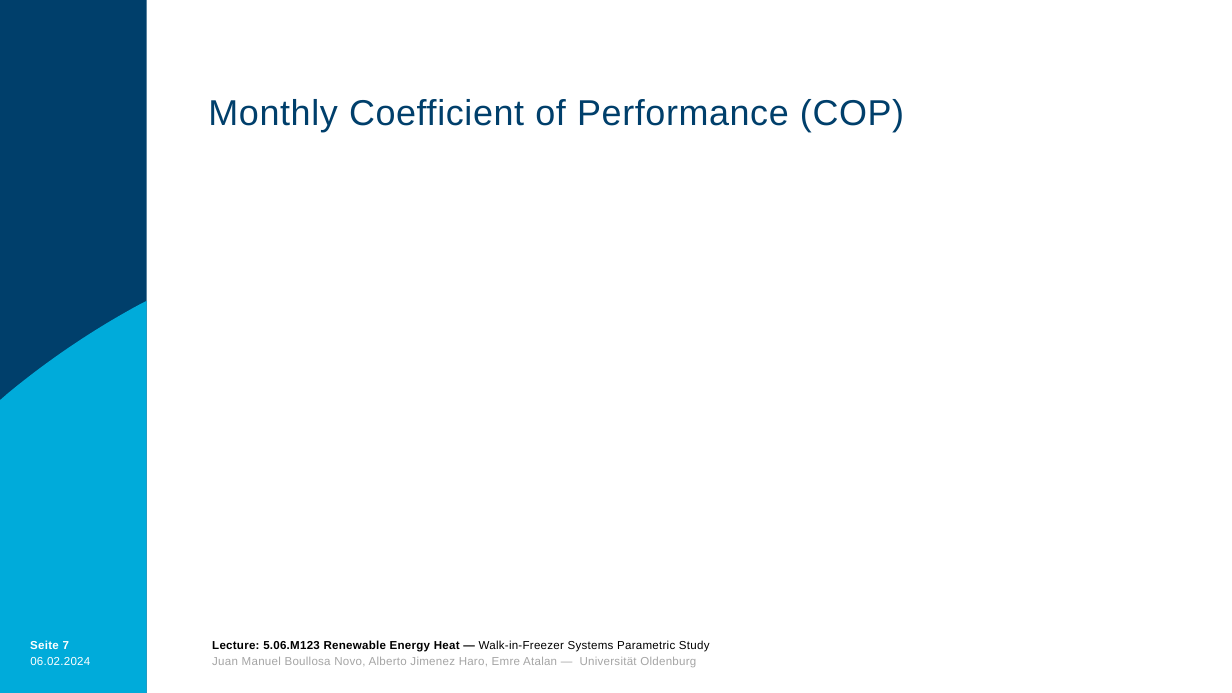
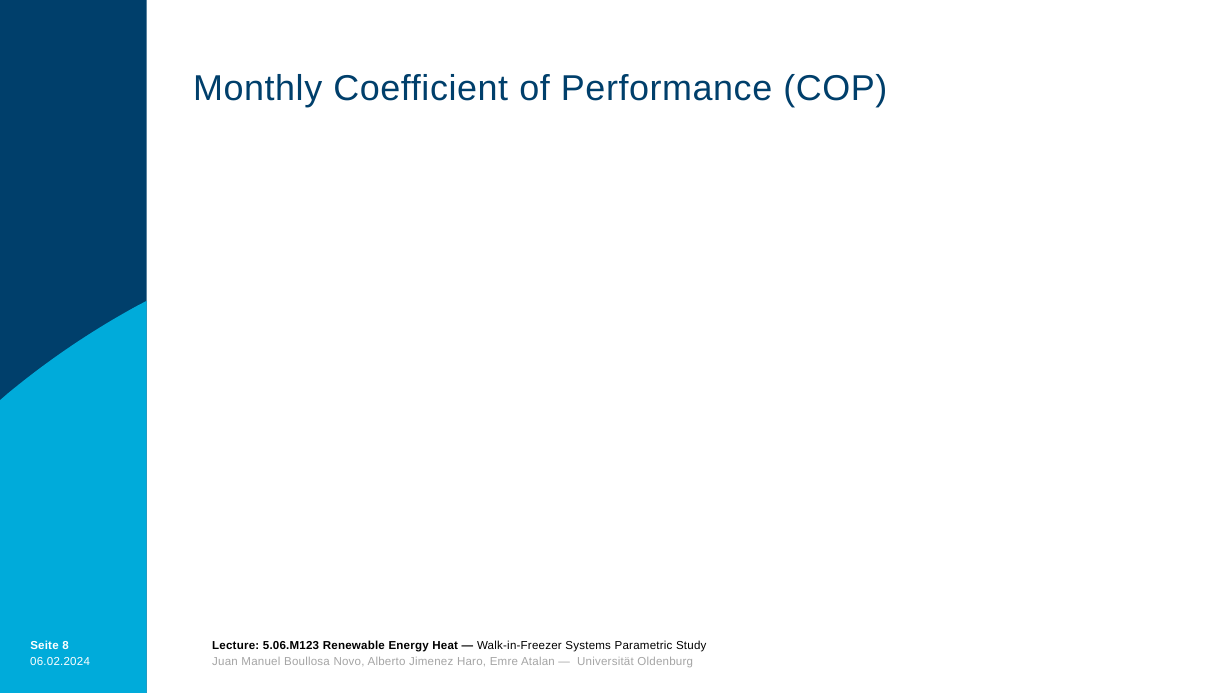
Before and after one commit to boujuan/Renewable_Energy_Heat, a slide deck: slide 8 of REH_Presentation.pptm (slide 7 before the commit). Drawn at 1232x693 pixels with LibreOffice and Linux fonts; fonts in the diff are those of the drawing; background and template pictures are left out. Boxes give left, top, right and bottom in pixels: in the first picture for what was removed or moved away, otherwise in the second. Text is boxed around its words. In the diff, an @@ line names an element or a change of style, - is before the commit and + after.

```diff
--- a/REH_Presentation.pptm
+++ b/REH_Presentation.pptm
@@ title "Monthly Coefficient of Performance (COP)": place and size @@
-title "Monthly Coefficient of Performance (COP)" at [208,99,904,132]
+title "Monthly Coefficient of Performance (COP)" at [193,74,887,107]
@@ page number at [30,640,68,652]: text changed @@
-Seite 7
+Seite 8
```
Also in this commit, not shown: 7 other slides changed, 4 slides added, 3 slides removed.
